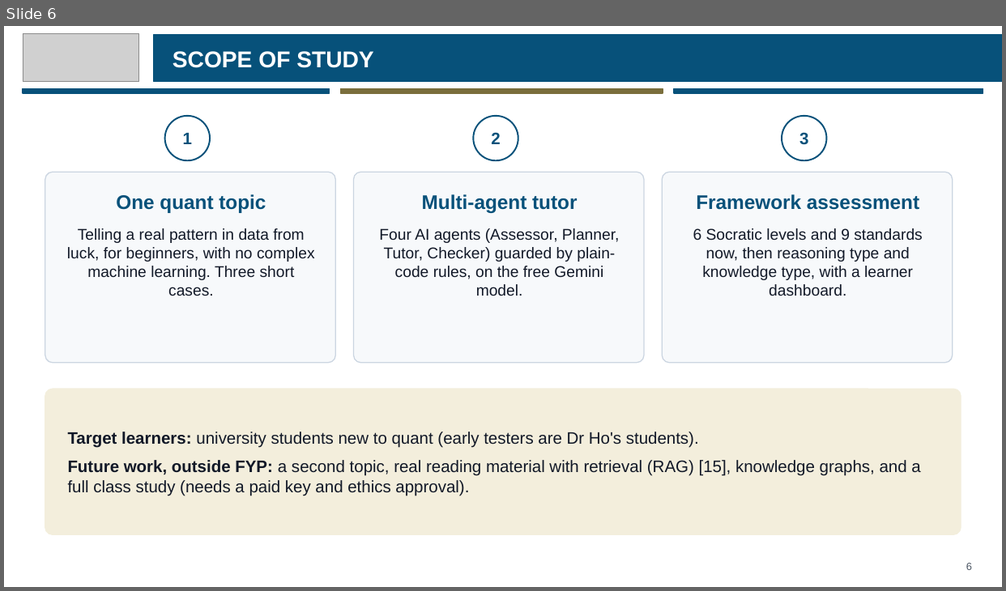
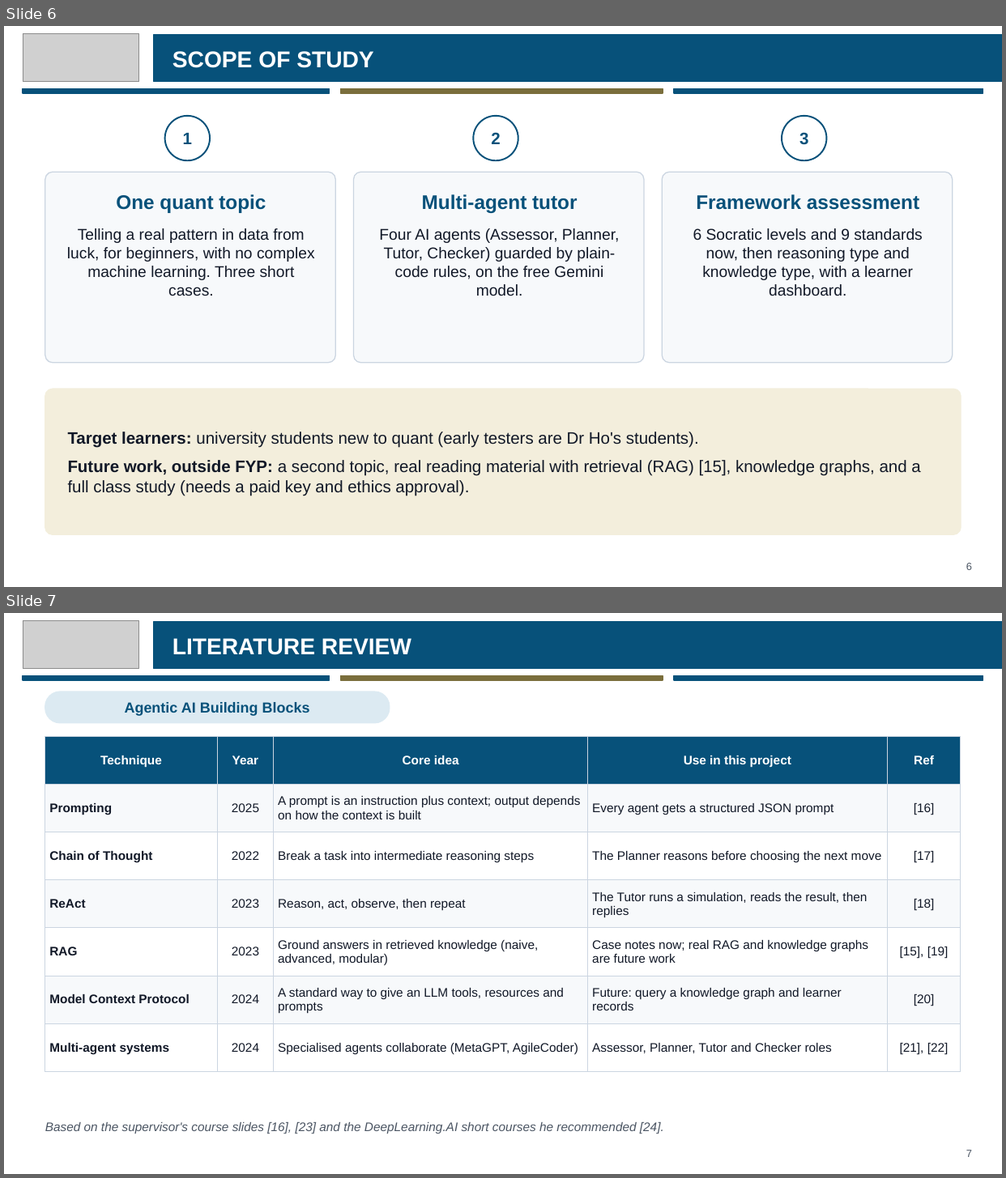
Before and after one commit to eusoffamir/Socratic-AI, a slide deck: docs/defence/Socratic AI Proposal Defence.pptx. Shown one above the other, each under a label of ours: slide 6 before the commit, slides 6 and 7 after it. The pictures are 1006x591 and 1006x1178 pixels, drawn with LibreOffice and Linux fonts; fonts in the diff are those of the drawing; grey boxes stand for pictures. Boxes give left, top, right and bottom in pixels: in the first picture for what was removed or moved away, otherwise in the second. Text is boxed around its words. In the diff, an @@ line names an element or a change of style, - is before the commit and + after.

```diff
--- a/docs/defence/Socratic AI Proposal Defence.pptx
+++ b/docs/defence/Socratic AI Proposal Defence.pptx
@@ slide 7 added at [4, 613, 1002, 1174], background #FFFFFF @@
@@ picture added at [23, 620, 138, 669] @@
@@ rectangle added at [154, 622, 1002, 668], fill #07517A, outline #07517A 1 pt @@
@@ text added at [172, 638, 411, 655], 22 pt, text #FFFFFF, bold @@
+LITERATURE REVIEW
@@ rectangle added at [23, 676, 330, 680], fill #07517A, outline #07517A 1 pt @@
@@ rectangle added at [341, 676, 663, 680], fill #7A6E3C, outline #7A6E3C 1 pt @@
@@ rectangle added at [674, 676, 983, 680], fill #07517A, outline #07517A 1 pt @@
@@ rounded rectangle added at [45, 692, 390, 723], fill #DCEAF2, outline #DCEAF2 1 pt @@
@@ text added at [125, 702, 310, 716], 14 pt, text #07517A, bold @@
+Agentic AI Building Blocks
@@ table added at [45, 736, 961, 1058], 7 rows, 5 columns @@
+Technique | Year | Core idea | Use in this project | Ref
+Prompting | 2025 | A prompt is an instruction plus context; output depends on how the context is built | Every agent gets a structured JSON prompt | [16]
+Chain of Thought | 2022 | Break a task into intermediate reasoning steps | The Planner reasons before choosing the next move | [17]
+ReAct | 2023 | Reason, act, observe, then repeat | The Tutor runs a simulation, reads the result, then replies | [18]
+RAG | 2023 | Ground answers in retrieved knowledge (naive, advanced, modular) | Case notes now; real RAG and knowledge graphs are future work | [15], [19]
+Model Context Protocol | 2024 | A standard way to give an LLM tools, resources and prompts | Future: query a knowledge graph and learner records | [20]
+Multi-agent systems | 2024 | Specialised agents collaborate (MetaGPT, AgileCoder) | Assessor, Planner, Tutor and Checker roles | [21], [22]
@@ text added at [45, 1122, 664, 1134], 12 pt, text #4B5563, italic @@
+Based on the supervisor's course slides [16], [23] and the DeepLearning.AI short courses he recommended [24].
@@ text added at [966, 1150, 972, 1157], 10 pt, text #4B5563 @@
+7
```
Also in this commit, not shown: 15 slides changed, 1 other slide added, 1 other file.
